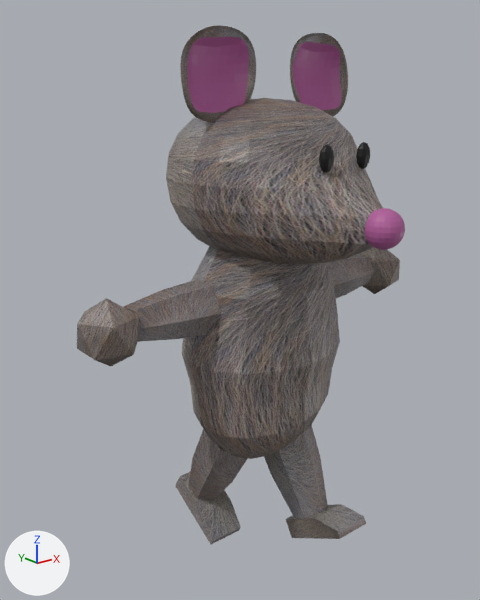
What one commit did to the glTF model rat-souls/characters/player/model/rat-rigged.glb.
The view is the same before and after, from a camera (50 mm lens) standing at (-2.62, -3.18, 2.97) and looking at (-0.19, -0.13, 1.76). Lighting does not change. The marker at lower left points along +X, +Y and +Z. The first picture is the older version. Vertices at exactly the same position are counted once.

The scene before the commit, as lines of its bpy script (objects in view):
```python
me_sphere_002 = bpy.data.meshes.new('Sphere.002')
me_sphere_002.from_pydata(...)  # 2212 vertices, 4360 faces; spans x -1.26..1.26, y -1.16..0.49, z -0.94..2.4
# faces by material slot: [3150, 990, 220]
me_sphere_002.materials.append(mat_ratfur)  # picture img_ratfur
me_sphere_002.materials.append(mat_inside_ear)  # pink #b05c99
me_sphere_002.materials.append(mat_eye)  # black #000000
ob_rat = bpy.data.objects.new('Rat', me_sphere_002)
ob_rat.location = (0.0, 0.0, 0.905)
```
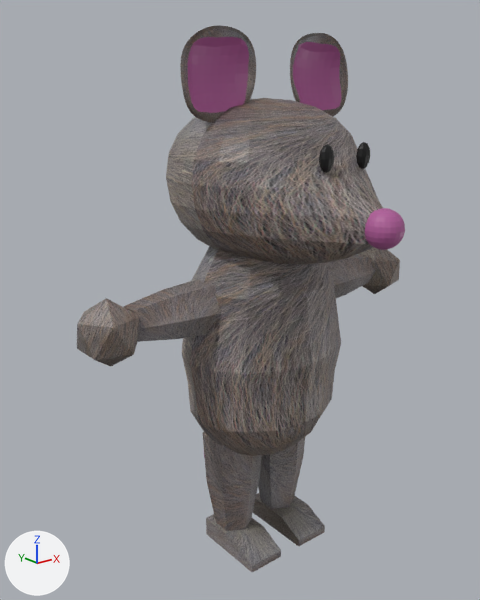
Pixel boxes (x1, y1, x2, y2) of what changed, in the pictures (480 x 600 px; the box of a moved part takes in the faces that stretch with it):
```json
{"object": "Rat", "change": "reshaped", "before": [77, 25, 405, 544], "after": [77, 25, 405, 572]}
{"part": 1, "of": "me_sphere_002", "change": "moved or reshaped", "before": [286, 504, 366, 539], "after": [253, 493, 325, 546]}
{"part": 2, "of": "me_sphere_002", "change": "moved or reshaped", "before": [175, 472, 241, 544], "after": [206, 514, 281, 572]}
{"part": 3, "of": "me_sphere_002", "change": "moved or reshaped", "before": [182, 313, 340, 518], "after": [182, 313, 341, 531]}
```

The change, as JSON lines over the scene's bpy script:
```json
{"block": "me_sphere_002", "where": "# used by ob_rat; location = (0.0, 0.0, 0.905)"}
{"op": "remove", "block": "me_sphere_002", "code": "me_sphere_002.from_pydata(...)  # 2212 vertices, 4360 faces; spans x -1.26..1.26, y -1.16..0.49, z -0.94..2.4"}
{"op": "add", "block": "me_sphere_002", "code": "me_sphere_002.from_pydata(...)  # 2212 vertices, 4360 faces; spans x -1.26..1.26, y -1.16..0.49, z -0.89..2.4"}
{"block": "me_sphere_002", "change": "me_sphere_002 part 1: the loose piece of 12 vertices spanning x 0.08..0.33, y -0.8..-0.3, z -0.86..-0.57 is turned 30 degrees about the x axis through its middle, then moved by (0.0, 0.38, -0.14)"}
{"block": "me_sphere_002", "change": "me_sphere_002 part 2: the loose piece of 12 vertices spanning x -0.33..-0.08, y -0.01..0.45, z -0.94..-0.58 is turned -30 degrees about the x axis through its middle, then moved by (0.0, -0.39, -0.07)"}
{"block": "me_sphere_002", "change": "me_sphere_002 part 3: 100 of 2212 vertices moved; they spanned x -0.53..0.52, y -0.54..0.37, z -0.76..0.53 and now span x -0.53..0.52, y -0.55..0.26, z -0.78..0.52; mean shift (0.0, 0.0, -0.02); largest move (0.2, -0.34, -0.76) -> (0.2, 0.04, -0.78)"}
```
